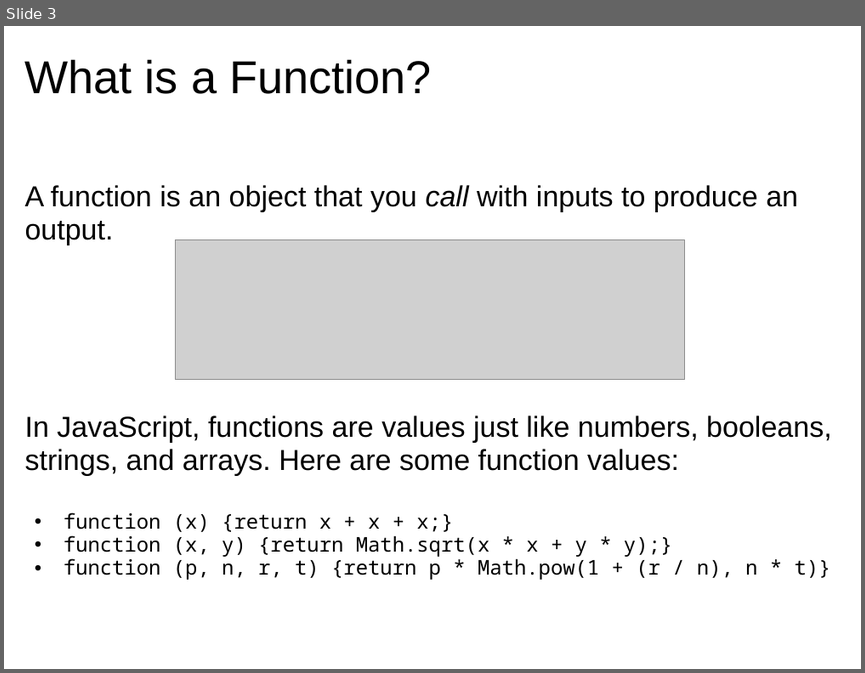
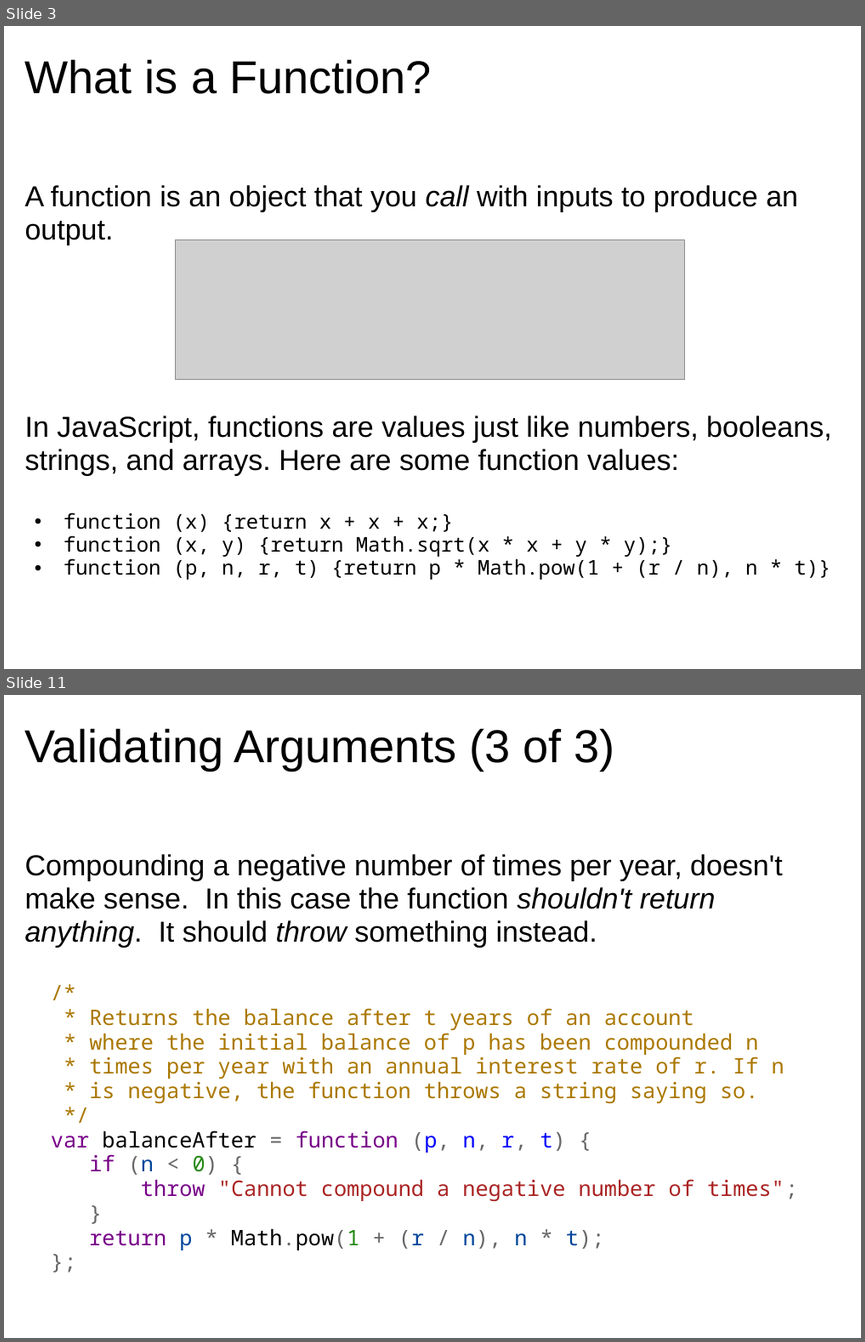
Before and after one commit to dondi/javascript-book, a slide deck: presentations/Chapter_5_Presentation.ppt. Shown one above the other, each under a label of ours: slide 3 before the commit, slides 3 and 11 after it; the slides between them are not shown. The pictures are 865x673 and 865x1342 pixels, drawn with LibreOffice and Linux fonts; fonts in the diff are those of the drawing; grey boxes stand for pictures; background and template pictures are left out. Boxes give left, top, right and bottom in pixels: in the first picture for what was removed or moved away, otherwise in the second. Text is boxed around its words. In the diff, an @@ line names an element or a change of style, - is before the commit and + after.

```diff
--- a/presentations/Chapter_5_Presentation.ppt
+++ b/presentations/Chapter_5_Presentation.ppt
@@ slide 11 added at (x1=4, y1=695, x2=861, y2=1338), background picture (left out) @@
@@ title added at (x1=25, y1=728, x2=615, y2=771), 43 pt, text #000000 @@
+Validating Arguments (3 of 3)
@@ text added at (x1=25, y1=854, x2=798, y2=1250), 20 pt, text #AA7700 @@
+  Compounding a negative number of times per year, doesn't make sense. In this case the function shouldn't return anything. It should throw something instead.
+  /*
+  * Returns the balance after t years of an account
+  * where the initial balance of p has been compounded n
+  * times per year with an annual interest rate of r. If n
+  * is negative, the function throws a string saying so.
+  */
+  var balanceAfter = function (p, n, r, t) {
+  if (n < 0) {
+  throw "Cannot compound a negative number of times";
+  }
+  return p * Math.pow(1 + (r / n), n * t);
+  };
```
Also in this commit, not shown: 6 slides changed, 38 other slides added.
